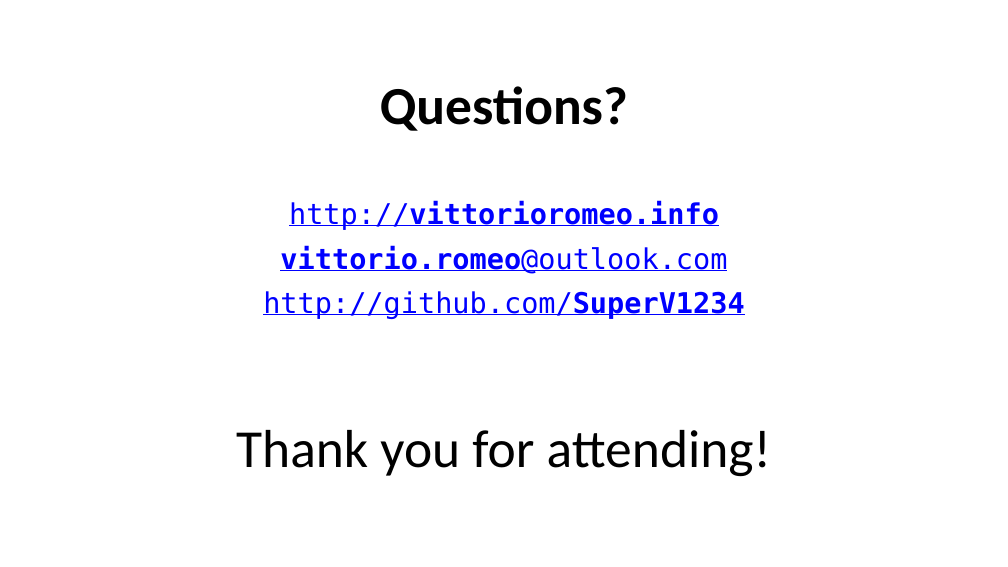
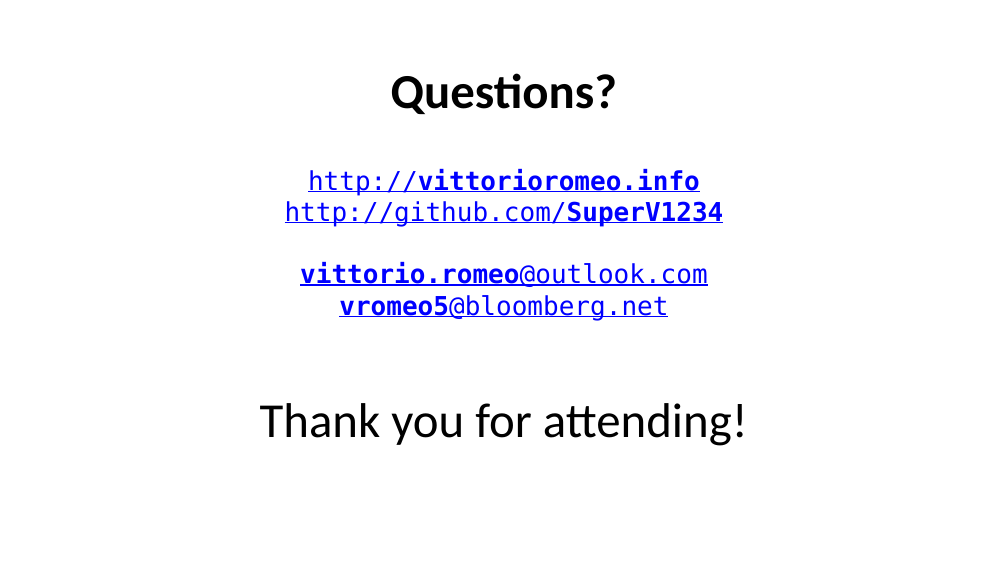
Before and after one commit to vittorioromeo/cppcon2016, a slide deck: slide 30 of static_control_flow/slides.pptx (slide 29 before the commit). Drawn at 1008x567 pixels with LibreOffice and Linux fonts; fonts in the diff are those of the drawing; background and template pictures are left out. Boxes give left, top, right and bottom in pixels: in the first picture for what was removed or moved away, otherwise in the second. Text is boxed around its words. In the diff, an @@ line names an element or a change of style, - is before the commit and + after.

```diff
--- a/static_control_flow/slides.pptx
+++ b/static_control_flow/slides.pptx
@@ text "Questions?": place and size @@
-text "Questions?" at box(236, 86, 771, 477)
+text "Questions?" at box(260, 73, 748, 446)
@@ text at box(260, 73, 748, 446): size 38.2 to 34.9 pt in "Questions?", "Thank you for attending!" @@
@@ text at box(285, 169, 724, 320): text changed; size 20.4 to 18.6 pt; bold off @@
-http://vittorioromeo.info
-vittorio.romeo@outlook.com
-http://github.com/SuperV1234
+http://vittorioromeo.info
+http://github.com/SuperV1234
+vittorio.romeo@outlook.com
+vromeo5@bloomberg.net
```
Also in this commit, not shown: 9 other slides changed, 1 slide added, 9 other files.
